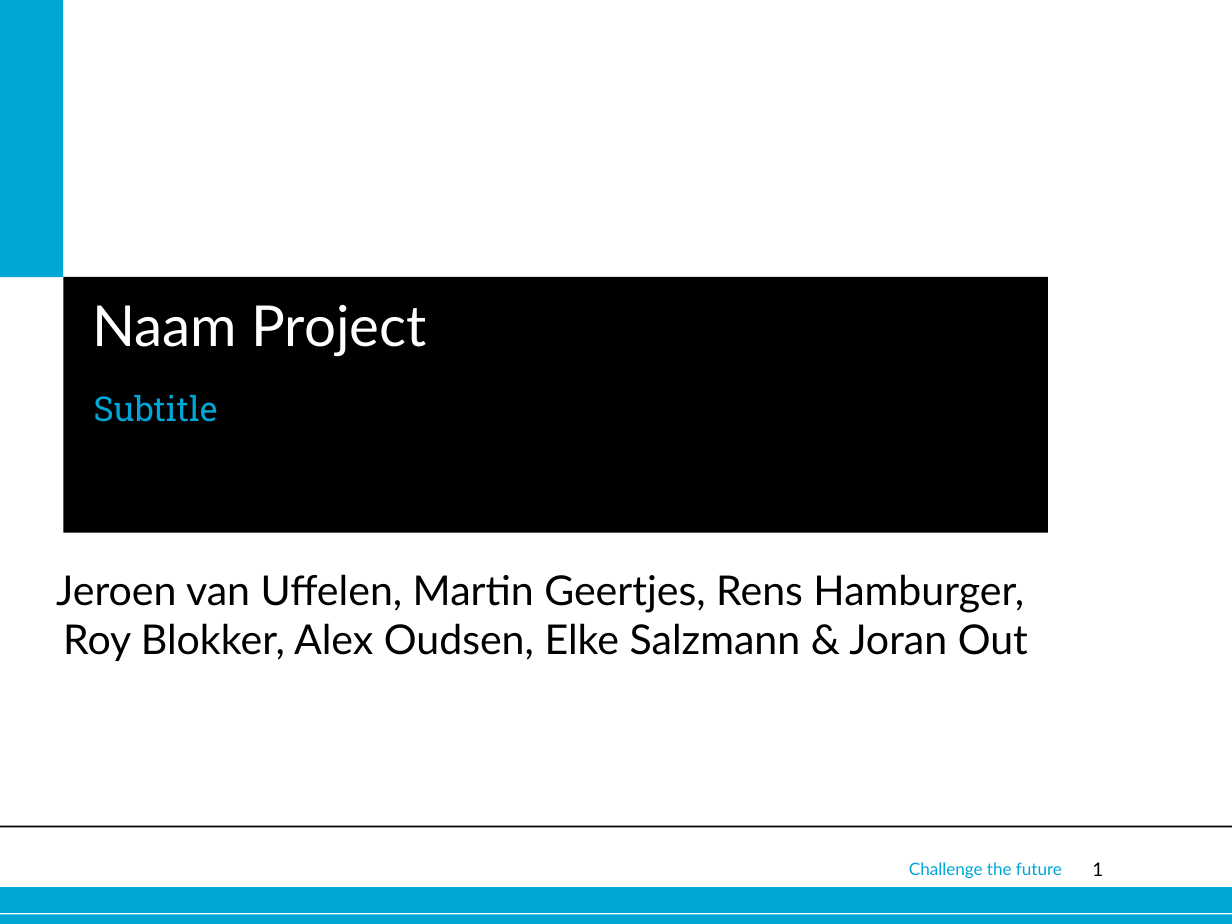
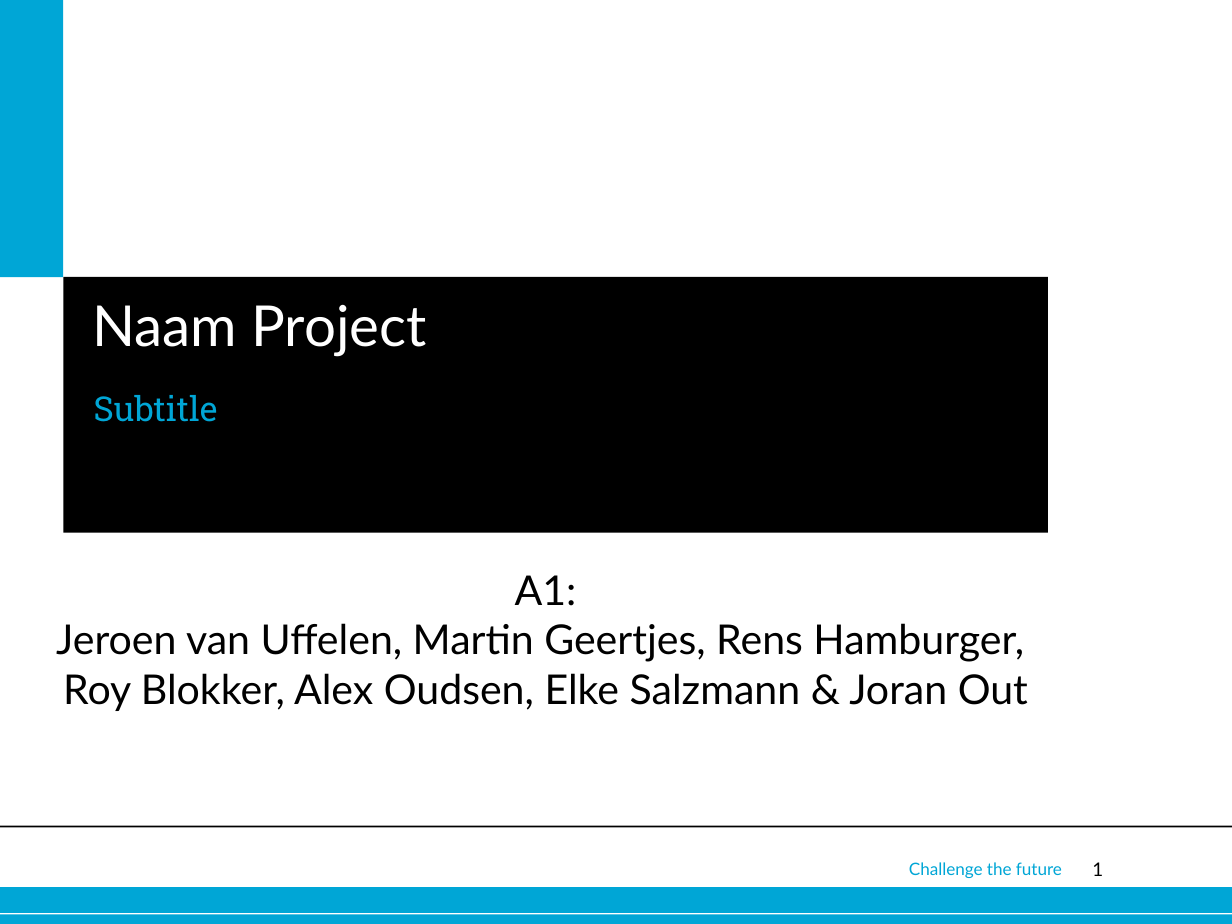
Before and after one commit to Alex-Oudsen/EPO-3, a slide deck: slide 1 of Plan van Aanpak/Corporate_presentation_online.pptx. Drawn at 1232x924 pixels with LibreOffice and Linux fonts; fonts in the diff are those of the drawing; background and template pictures are left out. Boxes give left, top, right and bottom in pixels: in the first picture for what was removed or moved away, otherwise in the second. Text is boxed around its words. In the diff, an @@ line names an element or a change of style, - is before the commit and + after.

```diff
--- a/Plan van Aanpak/Corporate_presentation_online.pptx
+++ b/Plan van Aanpak/Corporate_presentation_online.pptx
@@ text at (x1=515, y1=575, x2=577, y2=606): paragraph added @@
+A1:
```
Also in this commit, not shown: 3 other slides changed, 1 slide added.
